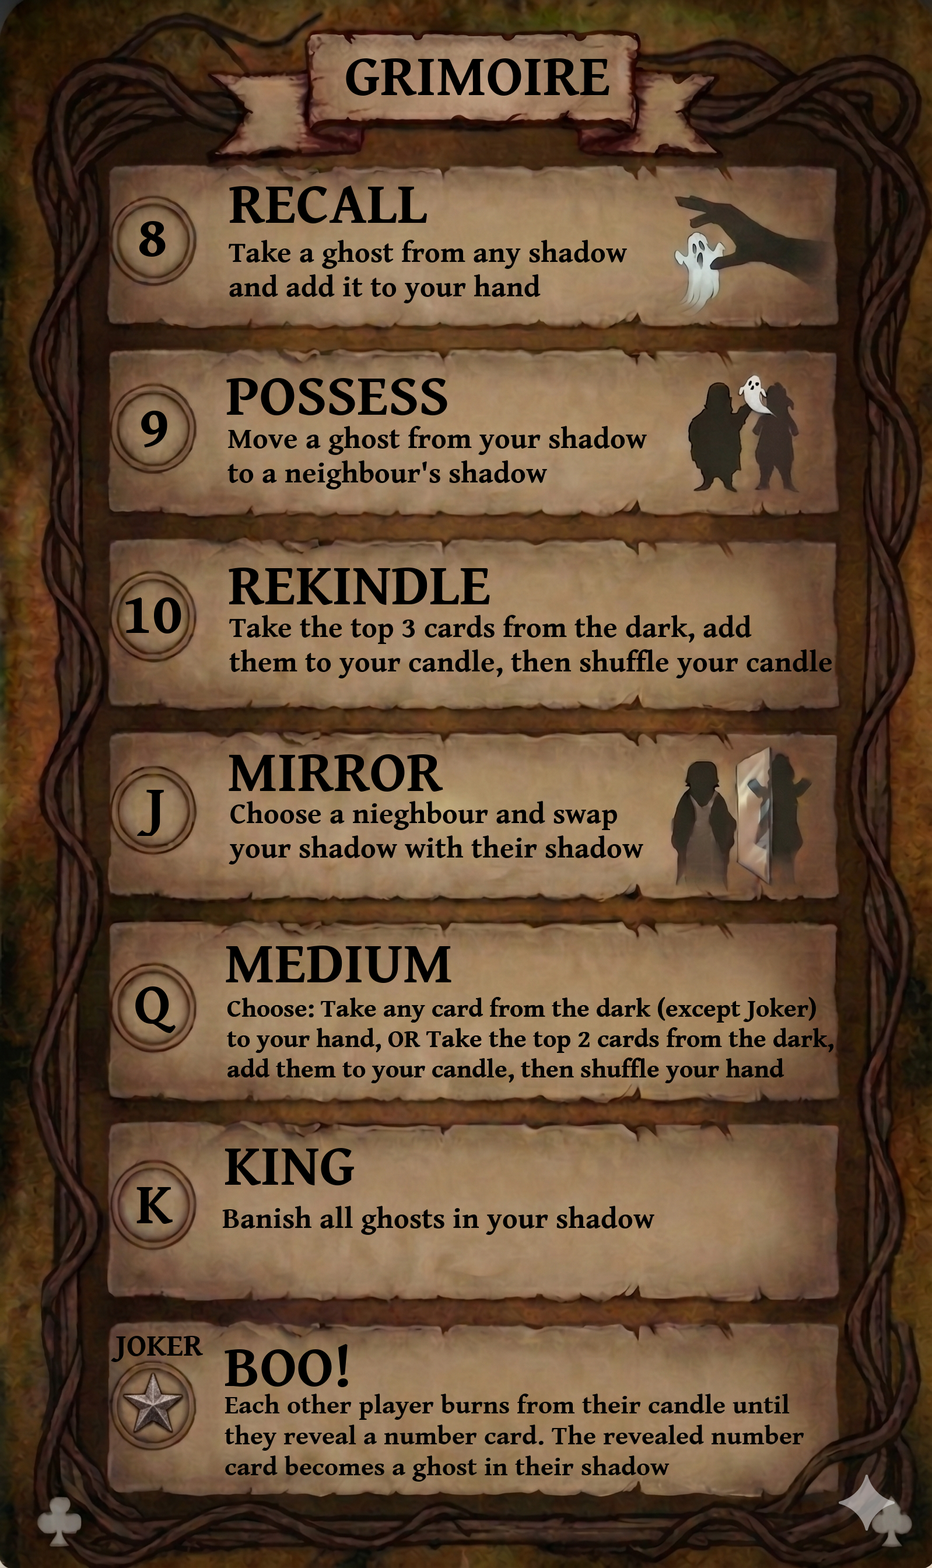
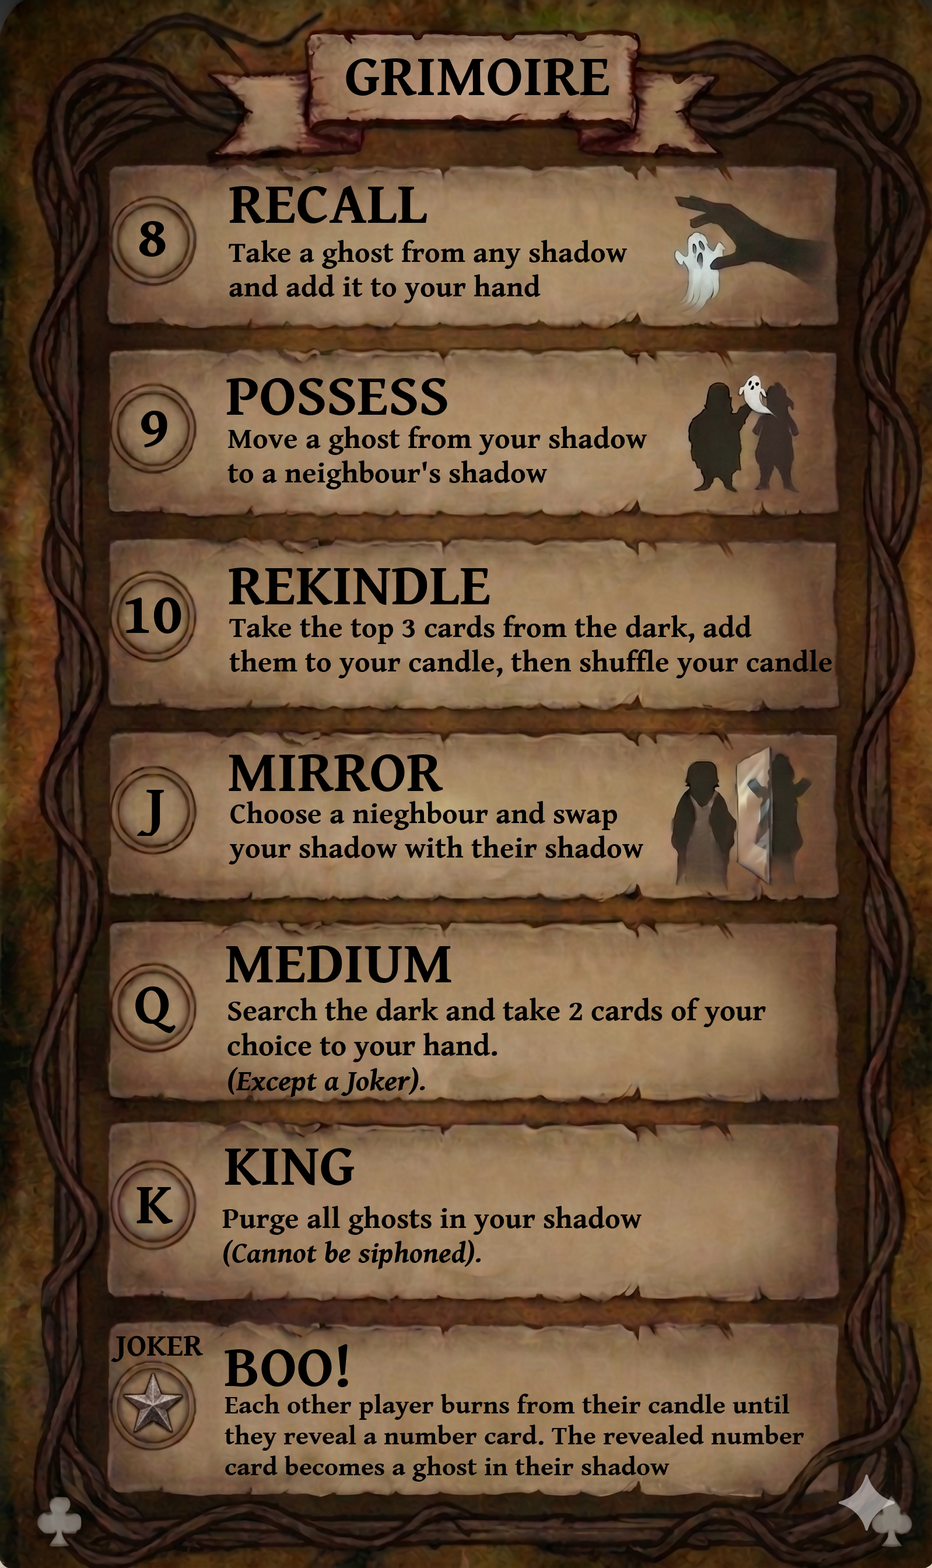
Layered file, before and after one edit (932x1568). Changes by layer:
renamed "Choose: Take any card from the... #1" to "Search the dark and take 2 car...", painted on it over [226,996,834,1098]
removed layer "Choose: Take any card from the..." over [226,996,834,1084]
renamed "Banish all ghosts in your shad..." to "Purge all ghosts in your shado...", painted on it over [222,1205,655,1270]